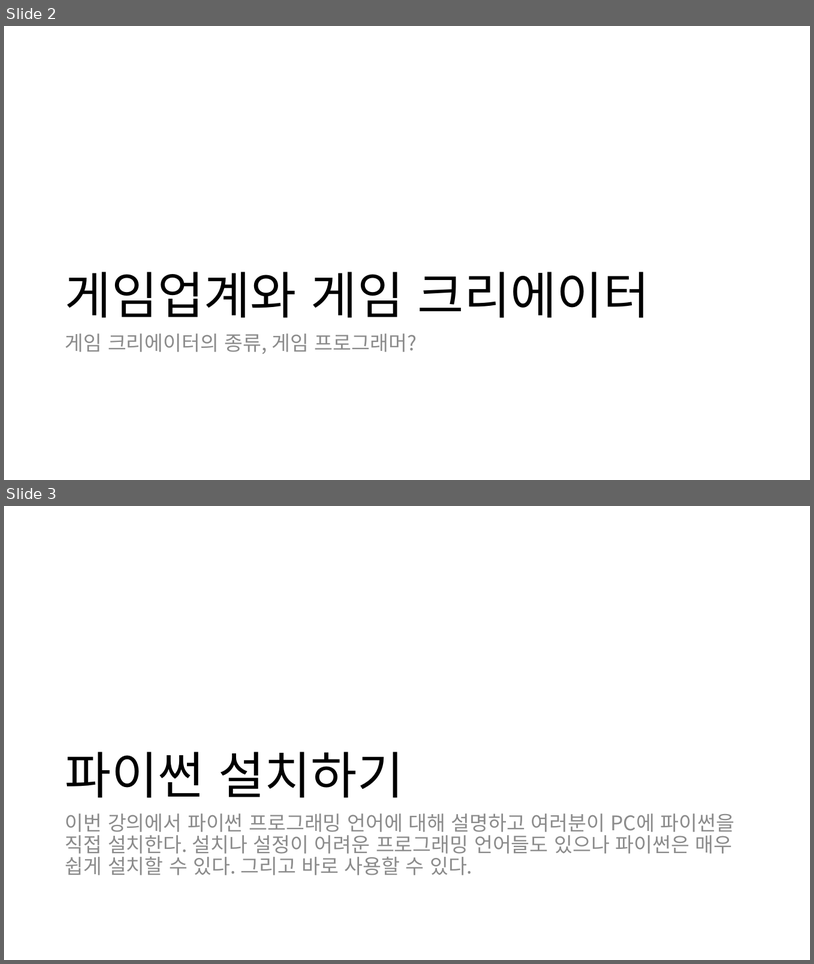
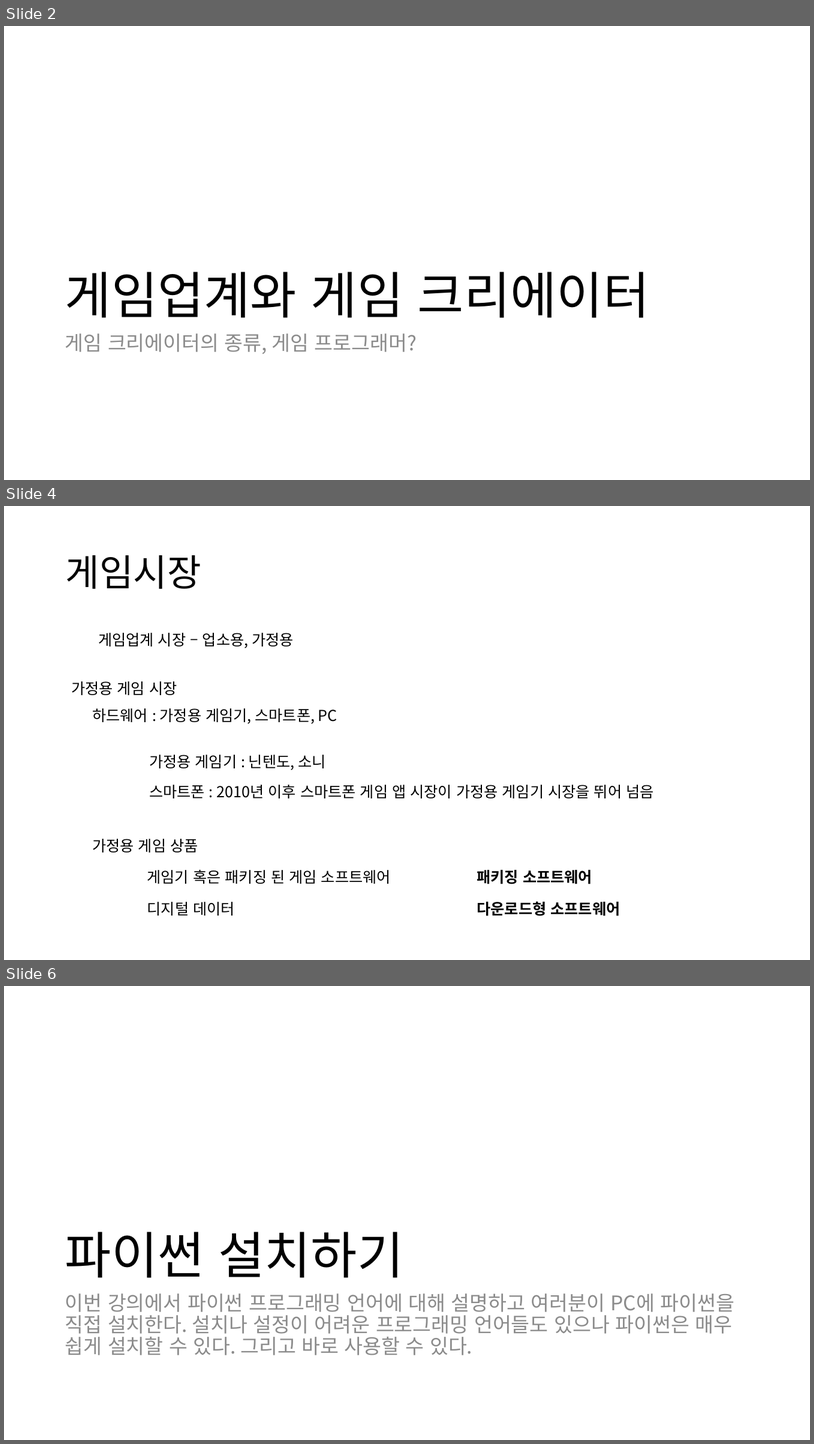
Before and after one commit to EastupGame/PythonGameDev, a slide deck: 게임개발기초과정 파이썬.pptx. Shown one above the other, each under a label of ours: slides 2 and 3 before the commit, slides 2, 4 and 6 after it; the slides between them are not shown. The pictures are 814x964 and 814x1444 pixels, drawn with LibreOffice and Linux fonts; fonts in the diff are those of the drawing. Boxes give left, top, right and bottom in pixels: in the first picture for what was removed or moved away, otherwise in the second. Text is boxed around its words. In the diff, an @@ line names an element or a change of style, - is before the commit and + after.

```diff
--- a/게임개발기초과정 파이썬.pptx
+++ b/게임개발기초과정 파이썬.pptx
@@ slide 4 added at (4,506,810,960), background #FFFFFF @@
@@ title added at (65,555,201,589), 44 pt, text #000000 @@
+게임시장
@@ text added at (98,633,294,648), 18 pt, text #000000 @@
+게임업계 시장 – 업소용, 가정용
@@ text added at (71,681,177,695), 18 pt, text #000000 @@
+가정용 게임 시장
@@ text added at (92,708,338,724), 18 pt, text #000000 @@
+하드웨어 : 가정용 게임기, 스마트폰, PC
@@ text added at (149,754,326,770), 18 pt, text #000000 @@
+가정용 게임기 : 닌텐도, 소니
@@ text added at (149,784,654,798), 18 pt, text #000000 @@
+스마트폰 : 2010년 이후 스마트폰 게임 앱 시장이 가정용 게임기 시장을 뛰어 넘음
@@ text added at (92,838,198,852), 18 pt, text #000000 @@
+가정용 게임 상품
@@ text added at (147,869,391,883), 18 pt, text #000000 @@
+게임기 혹은 패키징 된 게임 소프트웨어
@@ text added at (477,870,593,884), 18 pt, text #000000, bold @@
+패키징 소프트웨어
@@ text added at (147,901,235,915), 18 pt, text #000000 @@
+디지털 데이터
@@ text added at (477,901,621,916), 18 pt, text #000000, bold @@
+다운로드형 소프트웨어
@@ what was slide 3 is now slide 6 @@
```
Also in this commit, not shown: 2 other slides added.
